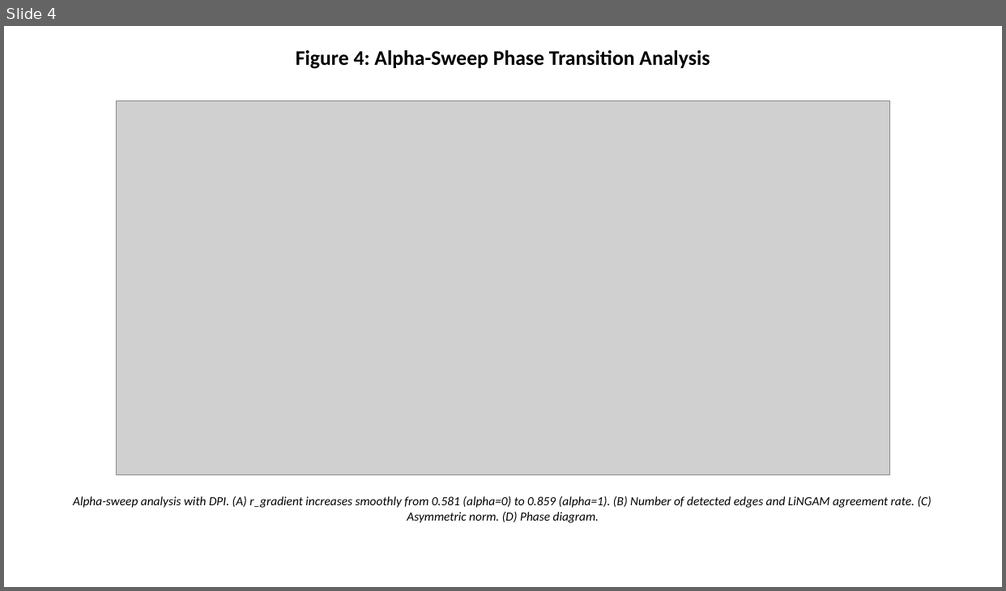
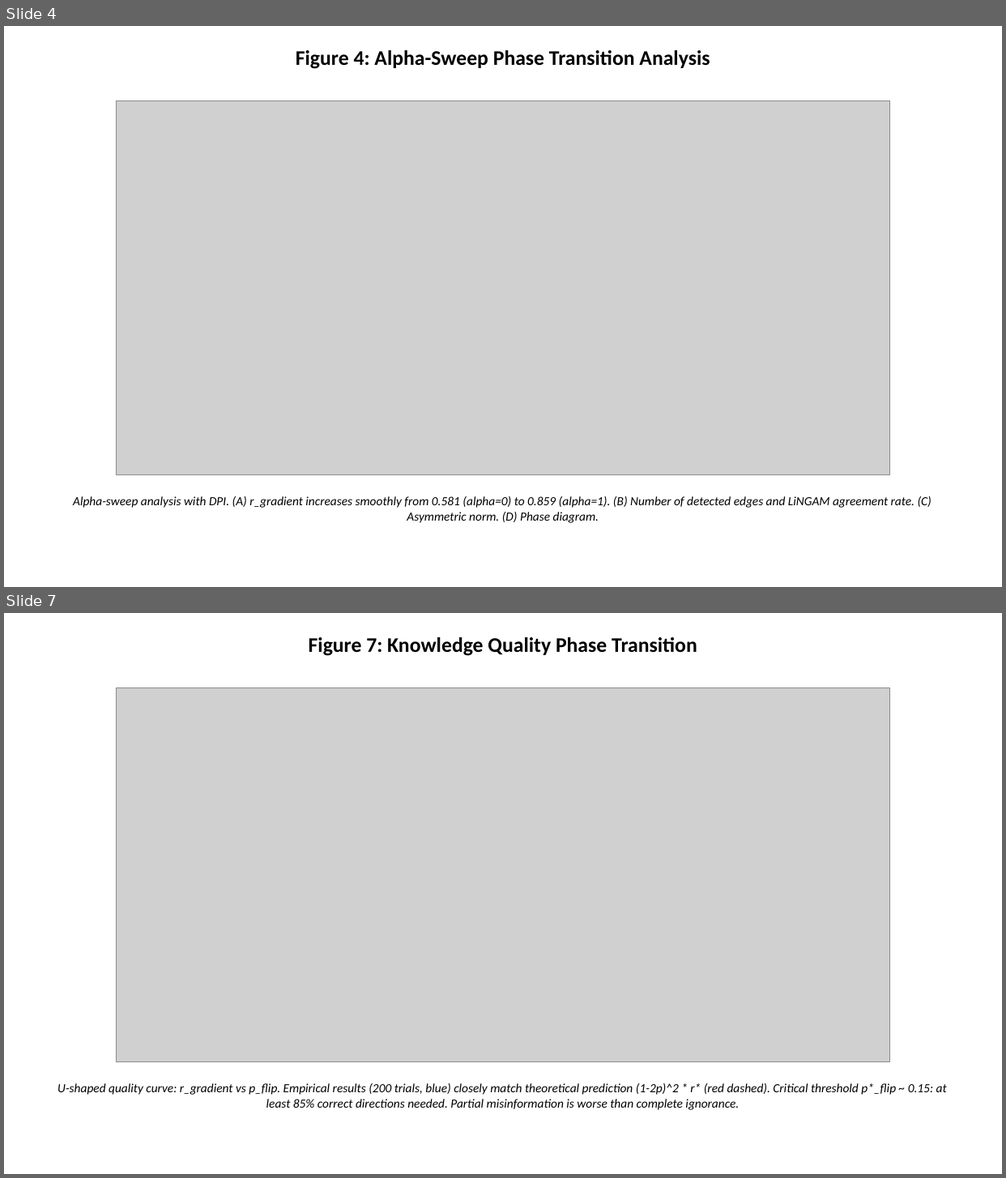
Before and after one commit to bougtoir/heat-accidents-mortality, a slide deck: spectral-causality-jmlr/spectral_causality_figures.pptx. Shown one above the other, each under a label of ours: slide 4 before the commit, slides 4 and 7 after it; the slides between them are not shown. The pictures are 1006x591 and 1006x1178 pixels, drawn with LibreOffice and Linux fonts; fonts in the diff are those of the drawing; grey boxes stand for pictures. Boxes give left, top, right and bottom in pixels: in the first picture for what was removed or moved away, otherwise in the second. Text is boxed around its words. In the diff, an @@ line names an element or a change of style, - is before the commit and + after.

```diff
--- a/spectral-causality-jmlr/spectral_causality_figures.pptx
+++ b/spectral-causality-jmlr/spectral_causality_figures.pptx
@@ slide 7 added at [4,613,1002,1174], background #FFFFFF @@
@@ text added at [309,637,697,656], 20 pt, text #000000, bold @@
+Figure 7: Knowledge Quality Phase Transition
@@ picture added at [117,688,889,1063] @@
@@ text added at [57,1084,947,1110], 12 pt, text #000000, italic @@
+U-shaped quality curve: r_gradient vs p_flip. Empirical results (200 trials, blue) closely match theoretical prediction (1-2p)^2 * r* (red dashed). Critical threshold p*_flip ~ 0.15: at least 85% correct directions needed. Partial misinformation is worse than complete ignorance.
```
Also in this commit, not shown: 2 other slides added, 18 other files.
